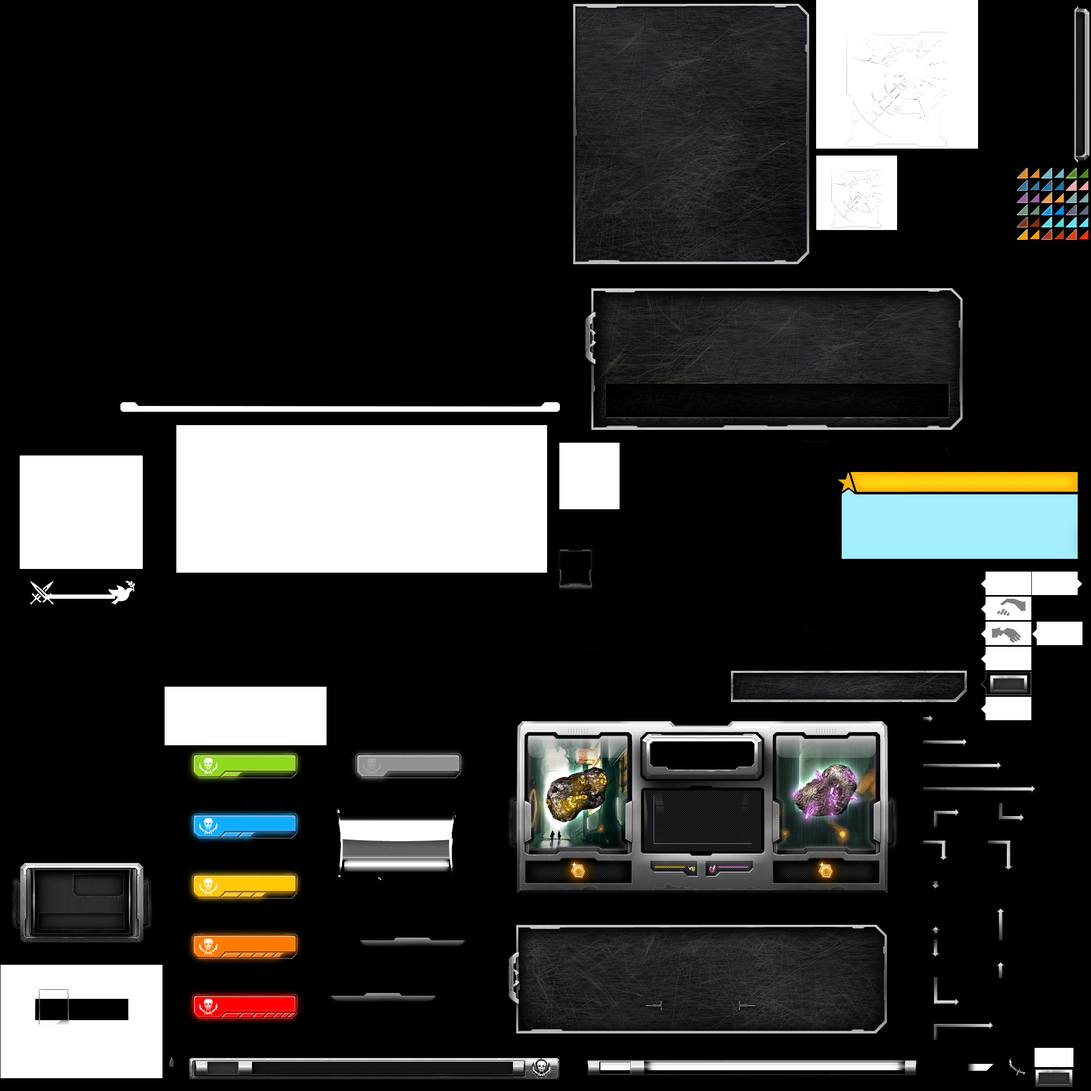
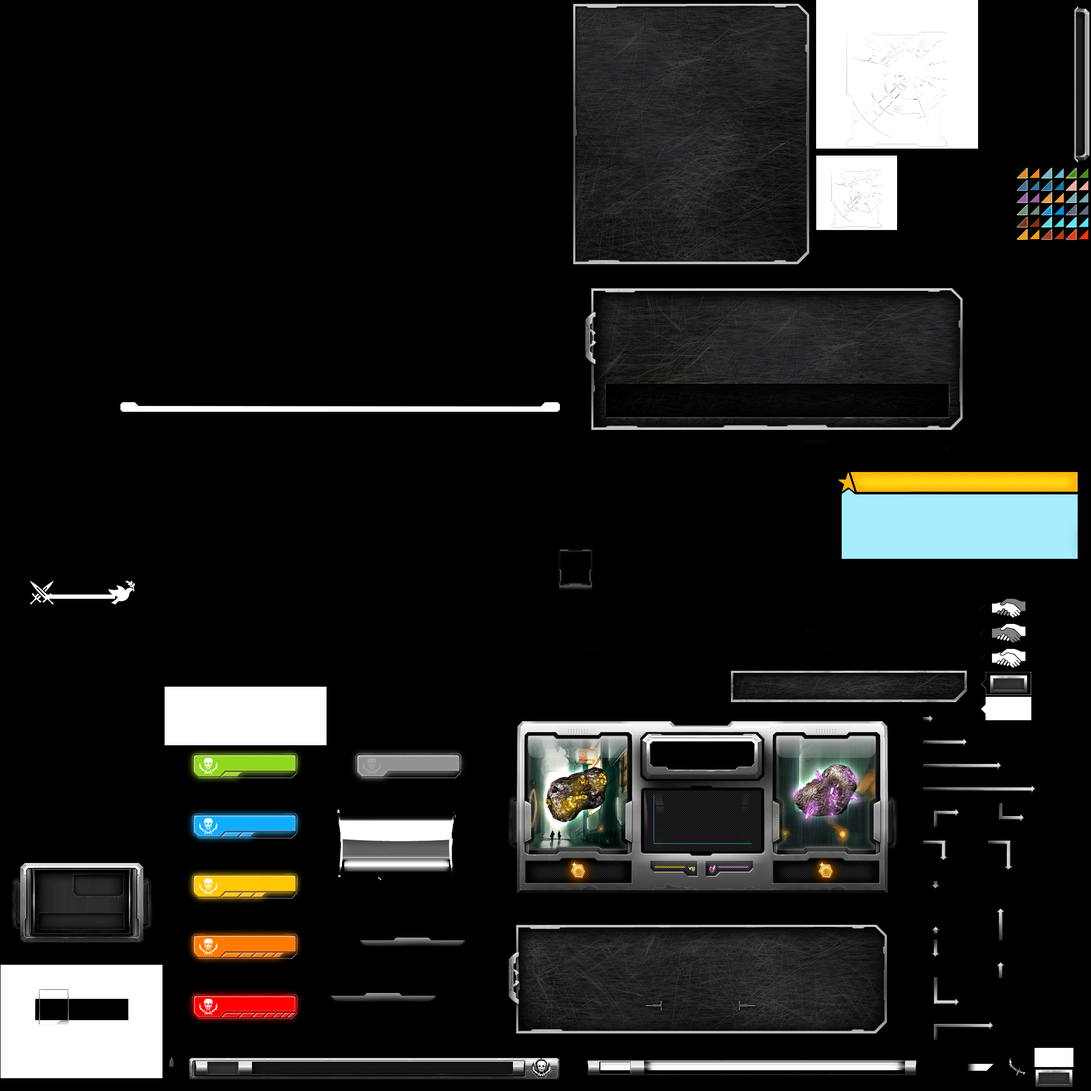
Before/after of a 1091 × 1091 layered artwork. What changed in the layer stack:
painted on "Layer 9" over [981, 647, 1032, 671]
painted on "Layer 8" over [981, 621, 1032, 646]
painted on "Layer 7" over [981, 596, 1032, 621]
painted on "Layer 6" over [1032, 621, 1083, 646]
painted on "Layer 5" over [981, 571, 1083, 596]
painted on "Layer 4" over [176, 425, 548, 573]
painted on "Layer 3" over [19, 455, 143, 570]
painted on "Layer 2" over [559, 442, 620, 510]
